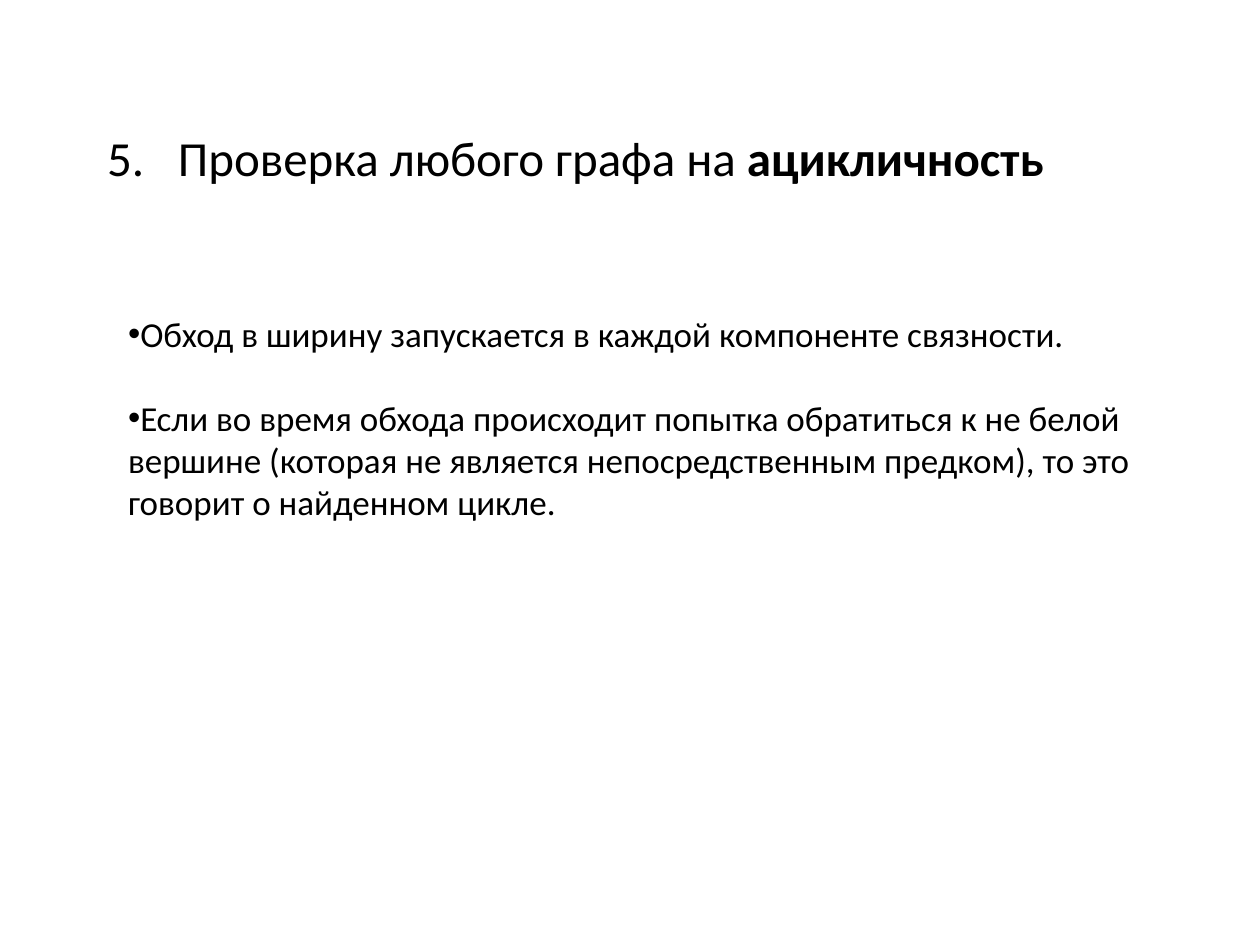
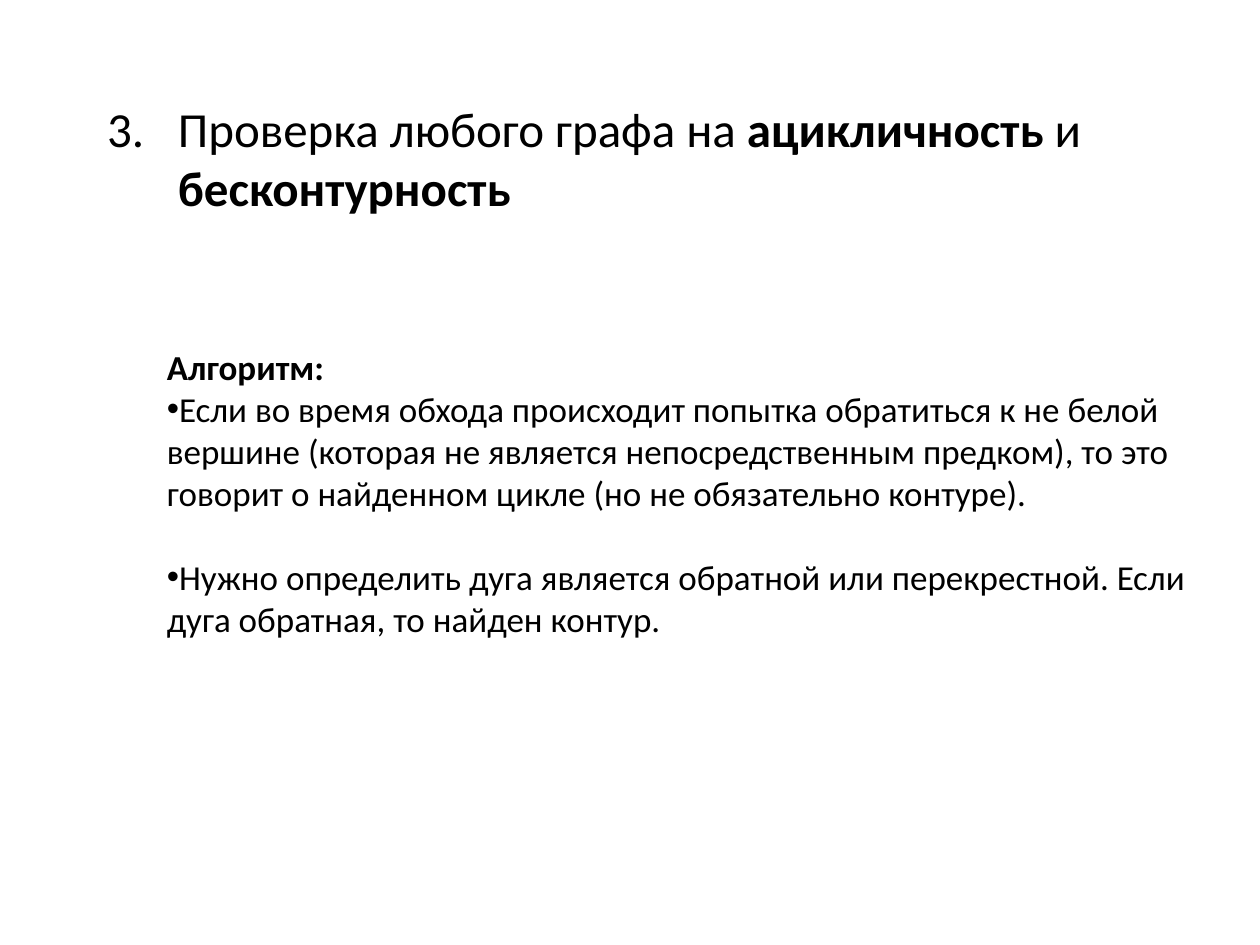
Before and after one commit to SteinbergOB/ANG, a slide deck: slide 18 of Презентации/Лекция 1.pptx (slide 22 before the commit). Drawn at 1260x945 pixels with LibreOffice and Linux fonts; fonts in the diff are those of the drawing. Boxes give left, top, right and bottom in pixels: in the first picture for what was removed or moved away, otherwise in the second. Text is boxed around its words. In the diff, an @@ line names an element or a change of style, - is before the commit and + after.

```diff
--- a/Презентации/Лекция 1.pptx
+++ b/Презентации/Лекция 1.pptx
@@ text at [178, 113, 1081, 214]: text changed; bold on @@
-5. Проверка любого графа на ацикличность
+3. Проверка любого графа на ацикличность и бесконтурность
@@ text at [167, 357, 1185, 638]: text changed @@
-• Обход в ширину запускается в каждой компоненте связности.
-• Если во время обхода происходит попытка обратиться к не белой вершине (которая не является непосредственным предком), то это говорит о найденном цикле.
+Алгоритм:
+• Если во время обхода происходит попытка обратиться к не белой вершине (которая не является непосредственным предком), то это говорит о найденном цикле (но не обязательно контуре).
+• Нужно определить дуга является обратной или перекрестной. Если дуга обратная, то найден контур.
```
Also in this commit, not shown: 8 other slides changed, 2 slides added, 14 slides removed, 2 other files.
